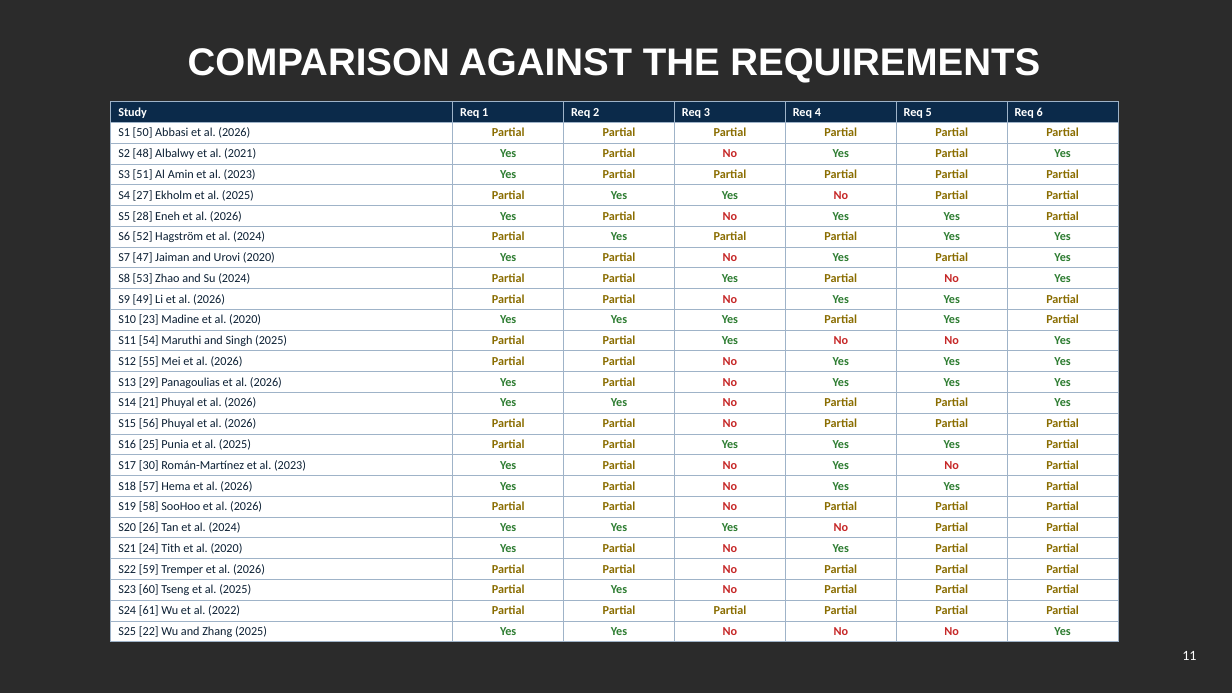
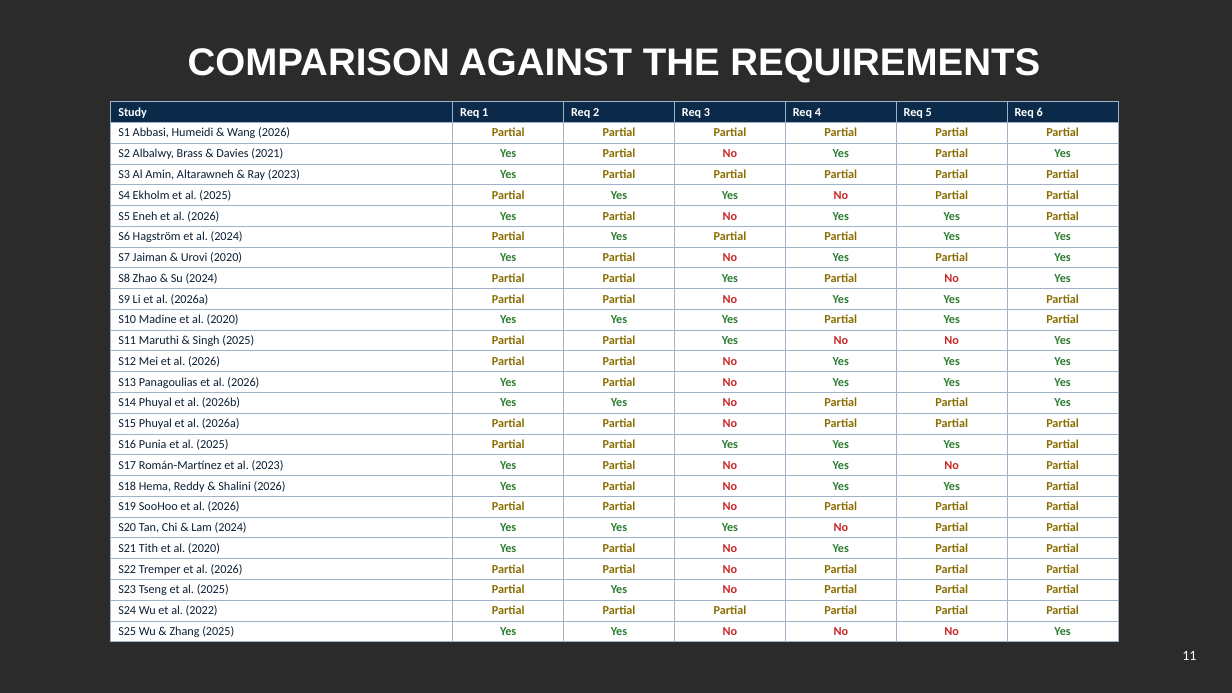
Before and after one commit to yasir12345678900/HealthRWA-Sepolia-Personal-try, a slide deck: slide 11 of docs/Yasir_CA2_Reassessment_Slides.pptx. Drawn at 1232x693 pixels with LibreOffice and Linux fonts; fonts in the diff are those of the drawing; background and template pictures are left out; a plain dark background stands for a picture behind light text. Boxes give left, top, right and bottom in pixels: in the first picture for what was removed or moved away, otherwise in the second. Text is boxed around its words. In the diff, an @@ line names an element or a change of style, - is before the commit and + after.

```diff
--- a/docs/Yasir_CA2_Reassessment_Slides.pptx
+++ b/docs/Yasir_CA2_Reassessment_Slides.pptx
@@ table at (x1=111, y1=102, x2=1118, y2=641) @@
-row 2, column 1: S1 [50] Abbasi et al. (2026)
+row 2, column 1: S1 Abbasi, Humeidi & Wang (2026)
-row 3, column 1: S2 [48] Albalwy et al. (2021)
+row 3, column 1: S2 Albalwy, Brass & Davies (2021)
-row 4, column 1: S3 [51] Al Amin et al. (2023)
+row 4, column 1: S3 Al Amin, Altarawneh & Ray (2023)
-row 5, column 1: S4 [27] Ekholm et al. (2025)
+row 5, column 1: S4 Ekholm et al. (2025)
-row 6, column 1: S5 [28] Eneh et al. (2026)
+row 6, column 1: S5 Eneh et al. (2026)
-row 7, column 1: S6 [52] Hagström et al. (2024)
+row 7, column 1: S6 Hagström et al. (2024)
-row 8, column 1: S7 [47] Jaiman and Urovi (2020)
+row 8, column 1: S7 Jaiman & Urovi (2020)
-row 9, column 1: S8 [53] Zhao and Su (2024)
+row 9, column 1: S8 Zhao & Su (2024)
-row 10, column 1: S9 [49] Li et al. (2026)
+row 10, column 1: S9 Li et al. (2026a)
-row 11, column 1: S10 [23] Madine et al. (2020)
+row 11, column 1: S10 Madine et al. (2020)
-row 12, column 1: S11 [54] Maruthi and Singh (2025)
+row 12, column 1: S11 Maruthi & Singh (2025)
-row 13, column 1: S12 [55] Mei et al. (2026)
+row 13, column 1: S12 Mei et al. (2026)
-row 14, column 1: S13 [29] Panagoulias et al. (2026)
+row 14, column 1: S13 Panagoulias et al. (2026)
-row 15, column 1: S14 [21] Phuyal et al. (2026)
+row 15, column 1: S14 Phuyal et al. (2026b)
-row 16, column 1: S15 [56] Phuyal et al. (2026)
+row 16, column 1: S15 Phuyal et al. (2026a)
-row 17, column 1: S16 [25] Punia et al. (2025)
+row 17, column 1: S16 Punia et al. (2025)
-row 18, column 1: S17 [30] Román-Martínez et al. (2023)
+row 18, column 1: S17 Román-Martínez et al. (2023)
-row 19, column 1: S18 [57] Hema et al. (2026)
+row 19, column 1: S18 Hema, Reddy & Shalini (2026)
-row 20, column 1: S19 [58] SooHoo et al. (2026)
+row 20, column 1: S19 SooHoo et al. (2026)
-row 21, column 1: S20 [26] Tan et al. (2024)
+row 21, column 1: S20 Tan, Chi & Lam (2024)
-row 22, column 1: S21 [24] Tith et al. (2020)
+row 22, column 1: S21 Tith et al. (2020)
-row 23, column 1: S22 [59] Tremper et al. (2026)
+row 23, column 1: S22 Tremper et al. (2026)
-row 24, column 1: S23 [60] Tseng et al. (2025)
+row 24, column 1: S23 Tseng et al. (2025)
-row 25, column 1: S24 [61] Wu et al. (2022)
+row 25, column 1: S24 Wu et al. (2022)
-row 26, column 1: S25 [22] Wu and Zhang (2025)
+row 26, column 1: S25 Wu & Zhang (2025)
```
Also in this commit, not shown: 8 other slides changed, 1 slide added, 15 other files.
